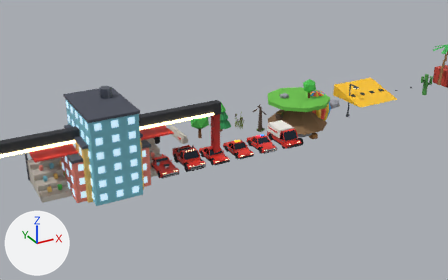
Before and after pictures for a commit that changed the glTF model minifuria/assets/minicars.glb.
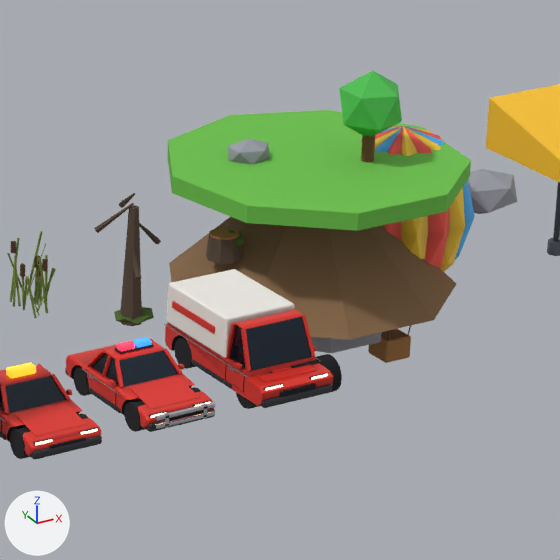
Old and new are each drawn from a 50 mm lens placed at (-17.3, -57.1, 30.7), pointed at (16.0, 3.5, 0.4) and again close up on the part from 52% to 78% of the width and 23% to 64% of the height. Every picture has the same lights, and +X, +Y and +Z are marked at lower left. The older version's two pictures come first. Where no turn or scale is listed for an object, it has been applied to the vertices. Vertices at exactly the same position are counted once.

In view in the first close-up: 'policia_body', 'policia_cabin', 'prop_balloon', 'prop_deadtree', 'prop_island', 'prop_ramp', 'prop_rock', 'taxi_body', 'taxi_cabin', 'van_body', 'van_bumperF', 'van_cabin', 'van_cargo', 'van_doorL', 'van_doorR', 'van_hood', 'van_wFL', 'van_wRL' and 11 more.
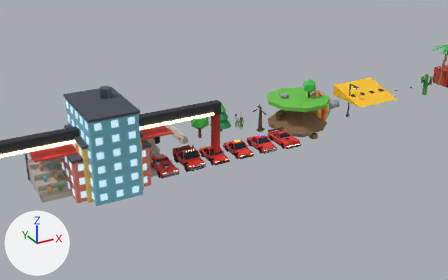
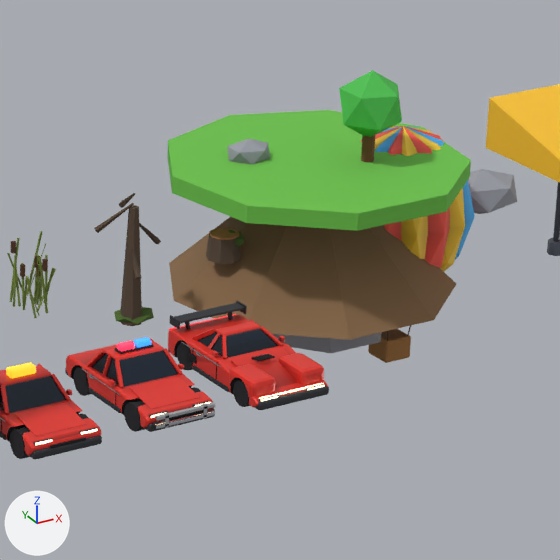
Commit message: Mini Fúria: van trocada por hipercarro elétrico (chefe BRUTUS) e seleção de cores

Pixel boxes (x1, y1, x2, y2) of what changed, in the close-ups (560 x 560 px; the box of a moved part takes in the faces that stretch with it):
'van_body', reshaped, moved: before (164, 323, 342, 406); after (168, 314, 328, 408)
'van_cargo', deleted: before (166, 269, 294, 358)
'van_cabin', deleted: before (226, 309, 315, 371)
'hyper_cabin', added: after (192, 320, 283, 359)
'hyper_hood', added (red): after (231, 348, 298, 388)
'van_bumperF', deleted: before (260, 373, 332, 408)
'hyper_bumperF', added: after (255, 383, 329, 410)
'hyper_spoiler', added: after (169, 300, 247, 329)
'van_wRL', deleted: before (174, 337, 196, 369)
'van_hood', deleted: before (258, 365, 316, 382)
'hyper_wFL', added: after (233, 380, 250, 407)
'hyper_wRL', added: after (177, 342, 193, 370)
'van_wFL', deleted: before (236, 392, 260, 409)
'van_doorL', deleted: before (225, 362, 245, 392)
'hyper_doorL', added: after (192, 348, 221, 377)
'hyper_bumperR', added (mostly hidden): after (168, 314, 236, 353)
'hyper_doorR', added: after (278, 336, 285, 341)
'van_doorR', deleted: before (313, 346, 316, 358)
part 1 of me_van_body, added: after (187, 351, 197, 364)
part 2 of me_van_body, moved or reshaped: before (192, 360, 232, 389); after (193, 366, 229, 392)
part 3 of me_van_body, added: after (181, 341, 221, 367)
part 4 of me_van_body, rebuilt: before (165, 323, 342, 406); after (168, 314, 328, 408)
part 5 of me_van_body, deleted (mostly hidden): before (164, 324, 320, 378)

Edits to the bpy script that builds the scene:
```text
Change me_van_body:
    remove me_van_body.from_pydata(...)  # 830 vertices, 1716 faces; spans x -0.77..1.86, y -0.8..3.65, z -0.48..0.61
    add me_van_body.from_pydata(...)  # 860 vertices, 1669 faces; spans x -0.65..1.57, y -0.76..3.32, z -0.4..0.54
    me_van_body part 1: a new loose piece, a box spanning x -0.637..-0.607, y 1.965..2.385, z 0.06..0.26, in mat_well
    me_van_body part 2: the loose piece of 56 vertices spanning x -0.77..-0.72, y 0.52..2.28, z -0.08..0.04 is scaled about its middle by (1, 0.914, 1), then moved by (0.12, -0.14, -0.06)
    me_van_body part 3: a new loose piece, a box spanning x -0.631..-0.616, y 0.875..2.675, z 0.388..0.412, in mat_chrome
    me_van_body part 4: the loose piece of 502 vertices spanning x -0.74..1.86, y -0.8..3.6, z -0.48..0.61 is rebuilt with 516 vertices and now spans x -0.64..1.55, y -0.76..3.32, z -0.16..0.54
    me_van_body part 5: 7 loose pieces with 216 vertices, spanning x -0.75..1.37, y -0.46..3.65, z -0.46..0.51, are deleted
    other edits to the shape of me_van_body do not show in these pictures
Change ob_van_body:
    ob_van_body.location: (22.09, -1.4, 0.4) -> (21.94, -1.27, 0.34)
Remove ob_van_bumperf:
    ob_van_bumperf = bpy.data.objects.new('van_bumperF', me_van_bumperf)
Remove ob_van_cabin:
    ob_van_cabin = bpy.data.objects.new('van_cabin', me_van_cabin)
Remove ob_van_cargo:
    ob_van_cargo = bpy.data.objects.new('van_cargo', me_van_cargo)
Remove ob_van_doorl:
    ob_van_doorl = bpy.data.objects.new('van_doorL', me_van_doorl)
Remove ob_van_doorr:
    ob_van_doorr = bpy.data.objects.new('van_doorR', me_van_doorr)
Remove ob_van_hood:
    ob_van_hood = bpy.data.objects.new('van_hood', me_van_hood)
Remove ob_van_wfl:
    ob_van_wfl = bpy.data.objects.new('van_wFL', me_van_wfl)
Remove ob_van_wrl:
    ob_van_wrl = bpy.data.objects.new('van_wRL', me_van_wrl)
Add ob_hyper_wrl:
    ob_hyper_wrl = bpy.data.objects.new('hyper_wRL', me_hyper_wrl)  # a 12-sided cylinder along x spanning x -0.25..0.25, y -0.36..0.36, z -0.36..0.36
    ob_hyper_wrl.location = (21.6, 1.27, 0.36)
Add ob_hyper_wfl:
    ob_hyper_wfl = bpy.data.objects.new('hyper_wFL', me_hyper_wfl)  # a 12-sided cylinder along x spanning x -0.25..0.25, y -0.34..0.34, z -0.34..0.34
    ob_hyper_wfl.location = (21.6, -1.27, 0.34)
Add ob_hyper_spoiler:
    ob_hyper_spoiler = bpy.data.objects.new('hyper_spoiler', me_hyper_spoiler)  # 88 vertices, 156 faces; spans x -1.03..1.03, y -0.21..0.21, z -0.3..0.07
    ob_hyper_spoiler.location = (22.4, 1.83, 1.14)
Add ob_hyper_hood:
    ob_hyper_hood = bpy.data.objects.new('hyper_hood', me_hyper_hood)  # 80 vertices, 144 faces; spans x -0.77..0.77, y -0.69..0.69, z -0.2..0.24
    ob_hyper_hood.location = (22.4, -1.06, 0.66)
Add ob_hyper_doorr:
    ob_hyper_doorr = bpy.data.objects.new('hyper_doorR', me_hyper_doorr)  # 88 vertices, 156 faces; spans x -0.07..0.184, y -0.202..0.892, z -0.59..0.085
    ob_hyper_doorr.location = (23.31, -0.03, 0.9)
Add ob_hyper_doorl:
    ob_hyper_doorl = bpy.data.objects.new('hyper_doorL', me_hyper_doorl)  # 88 vertices, 156 faces; spans x -0.184..0.07, y -0.202..0.892, z -0.59..0.085
    ob_hyper_doorl.location = (21.49, -0.03, 0.9)
Add ob_hyper_cabin:
    ob_hyper_cabin = bpy.data.objects.new('hyper_cabin', me_hyper_cabin)  # 240 vertices, 448 faces; spans x -0.91..0.91, y -0.27..1.23, z 0.79..1.25
    ob_hyper_cabin.location = (22.4, 0.0, 0.0)
Add ob_hyper_bumperr:
    ob_hyper_bumperr = bpy.data.objects.new('hyper_bumperR', me_hyper_bumperr)  # 320 vertices, 584 faces; spans x -1.04..1.04, y -0.22..0.32, z -0.17..0.53
    ob_hyper_bumperr.location = (22.4, 1.97, 0.29)
Add ob_hyper_bumperf:
    ob_hyper_bumperf = bpy.data.objects.new('hyper_bumperF', me_hyper_bumperf)  # 344 vertices, 660 faces; spans x -1.04..1.04, y -0.13..0.13, z -0.11..0.17
    ob_hyper_bumperf.location = (22.4, -1.97, 0.29)
```
